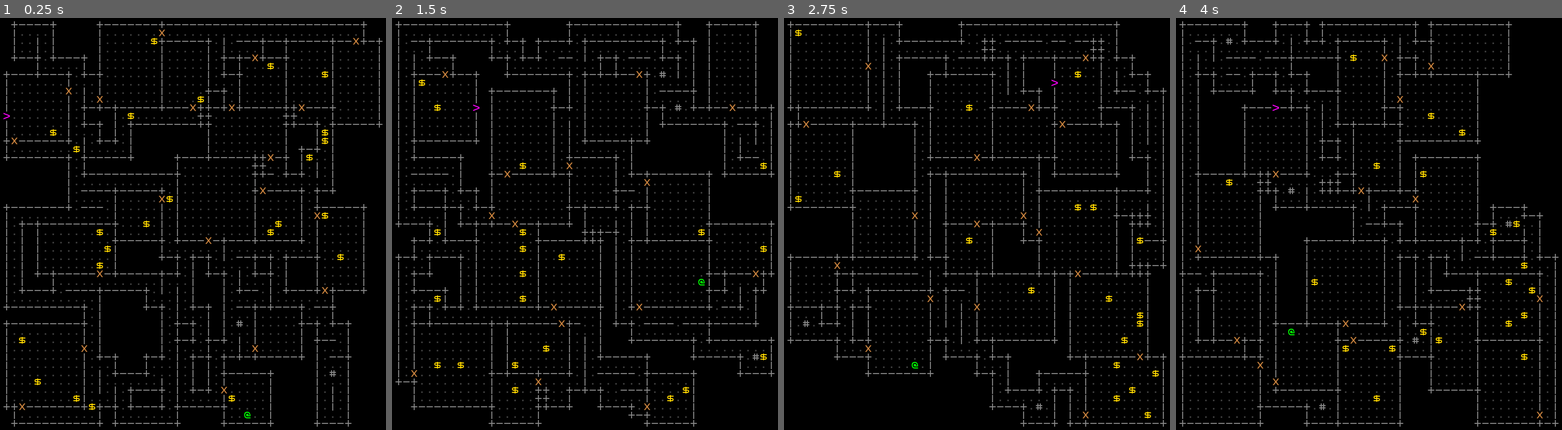
Above: before the commit, frames 1-4 (left to right).
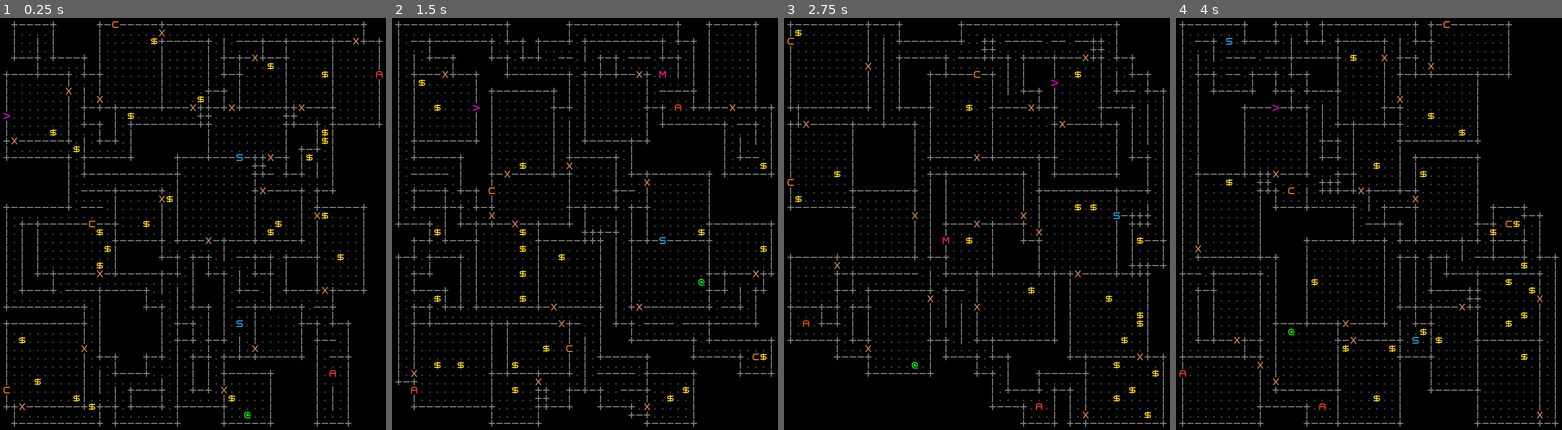
Above: after the commit, the same moments.

Repository: cahek-slopok/webrorik
Game: Godot game, scene res://scene/main.tscn
Two runs of this game, one before a commit and one after it. Both use one fixed random seed, a clock stepped at 60 frames per second and the inputs below.
Inputs:
- Up to frame 1 (0.25 s): no input
- Up to frame 2 (1.5 s): tap Enter at 0.5 s; tap R at 0.6, 1.35 s; tap Space at 1.25 s
- Up to frame 3 (2.75 s): tap Enter at 2 s; tap R at 2.1 s
- Up to frame 4 (4 s): tap Space at 2.75 s; tap R at 2.85, 3.6 s; tap Enter at 3.5 s

The runs differ from the first frame. In frame 1, 0.1% of the frame differs, in the area x 0-100%, y 0-92%; in frame 2, 0.1%; in frame 3, 0.1%; in frame 4, 0.2%, in the area x 0-88%, y 0-96%.

Commit message:
dispensers

Diff:
--- a/script/level_generator.gd
+++ b/script/level_generator.gd
@@ -384,20 +384,22 @@
 
 func spawn_entities() -> void:
 	var analysis: Dictionary = analyze_dungeon()
-	# Opt 2: Direct assignment, no initial duplicate needed
 	var available_rooms: Array = analysis["rooms"]
 	var map_center: Vector2i = analysis["map_center"]
 
+	# Extract the freestanding columns found during the pre-requisite scan
+	var columns: Array[Vector2i] = analysis["columns"]
+
 	# Phase A: Player & Exit
 	available_rooms = spawn_phase_a_player_and_exit(available_rooms, map_center)
 
-	# Phase B (Gold heatmap)
+	# Phase B: Gold Spawns (The Golden Path)
 	spawn_phase_b_gold(available_rooms)
 
-	# Phase C: Ammo Stashes
-	# ... coming next
-
-	# Phase D: Gold
+	# Phase C: Dispensers & Ammo
+	spawn_phase_c_dispensers(available_rooms, columns)
+
+	# Phase D: Enemies
 	# ... coming next
 
 # Pre-requisite: Gather all structural data needed for intelligent placement
@@ -798,6 +800,113 @@
 			if randf() <= spawn_chance:
 				map_data[i] = TILE_GOLD
 
+# Phase C: Distributes dispensers evenly, prioritizing columns then falling back to walls
+func spawn_phase_c_dispensers(pool: Array, columns: Array[Vector2i]) -> void:
+	# --- ADJUSTABLE PARAMETERS ---
+	var min_same_type_dist_sq: int = 100 # Keep identical dispensers at least 10 tiles apart (10^2)
+	# -----------------------------
+
+	var roster: Array[int] = []
+	for i in range(randi_range(2, 3)): roster.append(TILE_JUICE)
+	for i in range(randi_range(1, 2)): roster.append(TILE_SIZZLE)
+	for i in range(randi_range(1, 2)): roster.append(TILE_AMMO)
+	for i in range(randi_range(0, 1)): roster.append(TILE_MALIBU)
+
+	roster.shuffle()
+
+	var placed_positions: Array[Vector2i] = []
+	var placed_types: Array[int] = []
+	var available_cols: Array[Vector2i] = columns.duplicate()
+
+	# Priority 1: Expend available columns using Furthest Point Sampling
+	while roster.size() > 0 and available_cols.size() > 0:
+		var best_idx: int = get_furthest_candidate_index(available_cols, placed_positions)
+		var chosen_pos: Vector2i = available_cols[best_idx]
+
+		# Smart pop an item that isn't too close to its twin
+		var d_type: int = pop_safe_dispenser(roster, chosen_pos, placed_positions, placed_types, min_same_type_dist_sq)
+
+		map_data[chosen_pos.y * MAP_WIDTH + chosen_pos.x] = d_type
+		placed_positions.append(chosen_pos)
+		placed_types.append(d_type)
+
+		available_cols[best_idx] = available_cols[available_cols.size() - 1]
+		available_cols.pop_back()
+
+	# Priority 2: Fallback to room walls
+	if roster.size() > 0:
+		var valid_walls: Array[Vector2i] = []
+		for r in pool:
+			var spawns: Array[Vector2i] = get_valid_spawns(r, false, 1, true)
+			valid_walls.append_array(spawns)
+
+		while roster.size() > 0 and valid_walls.size() > 0:
+			var best_idx: int = get_furthest_candidate_index(valid_walls, placed_positions)
+			var chosen_pos: Vector2i = valid_walls[best_idx]
+
+			var d_type: int = pop_safe_dispenser(roster, chosen_pos, placed_positions, placed_types, min_same_type_dist_sq)
+
+			map_data[chosen_pos.y * MAP_WIDTH + chosen_pos.x] = d_type
+			placed_positions.append(chosen_pos)
+			placed_types.append(d_type)
+
+			valid_walls[best_idx] = valid_walls[valid_walls.size() - 1]
+			valid_walls.pop_back()
+
+# Helper: Executes max-min distance calculation for even distribution
+func get_furthest_candidate_index(candidates: Array[Vector2i], placed: Array[Vector2i]) -> int:
+	if placed.size() == 0:
+		return randi() % candidates.size()
+
+	var best_idx: int = -1
+	var max_min_dist_sq: float = -1.0
+
+	# For every candidate, find its distance to the *closest* placed entity
+	for i in range(candidates.size()):
+		var c: Vector2i = candidates[i]
+		var min_dist_sq: float = 1e9 # Arbitrary huge number
+
+		for p in placed:
+			var d_sq: float = c.distance_squared_to(p)
+			if d_sq < min_dist_sq:
+				min_dist_sq = d_sq
+
+		# We want the candidate whose closest neighbor is as far away as possible
+		if min_dist_sq > max_min_dist_sq:
+			max_min_dist_sq = min_dist_sq
+			best_idx = i
+
+	return best_idx
+
+# Helper: Extracts a dispenser type from the roster that isn't too close to its twins
+func pop_safe_dispenser(roster: Array[int], chosen_pos: Vector2i, placed_pos: Array[Vector2i], placed_types: Array[int], min_dist_sq: int) -> int:
+	var chosen_idx: int = roster.size() - 1
+
+	# Scan the roster backwards to find a valid, isolated candidate type
+	for i in range(roster.size() - 1, -1, -1):
+		var candidate: int = roster[i]
+		var is_safe: bool = true
+
+		# Check if this type exists nearby in the already placed list
+		for p_idx in range(placed_pos.size()):
+			if placed_types[p_idx] == candidate:
+				if chosen_pos.distance_squared_to(placed_pos[p_idx]) < min_dist_sq:
+					is_safe = false
+					break
+
+		if is_safe:
+			chosen_idx = i
+			break
+
+	# If no safe type exists (map is tiny), gracefully fallback to the default pick
+	var chosen_type: int = roster[chosen_idx]
+
+	# O(1) array removal
+	roster[chosen_idx] = roster[roster.size() - 1]
+	roster.pop_back()
+
+	return chosen_type
+
 # UI Updates
 func update_debug_ui() -> void:
 	if not map_display: return
Not shown, added: scene/main.tscn1898081871.tmp
